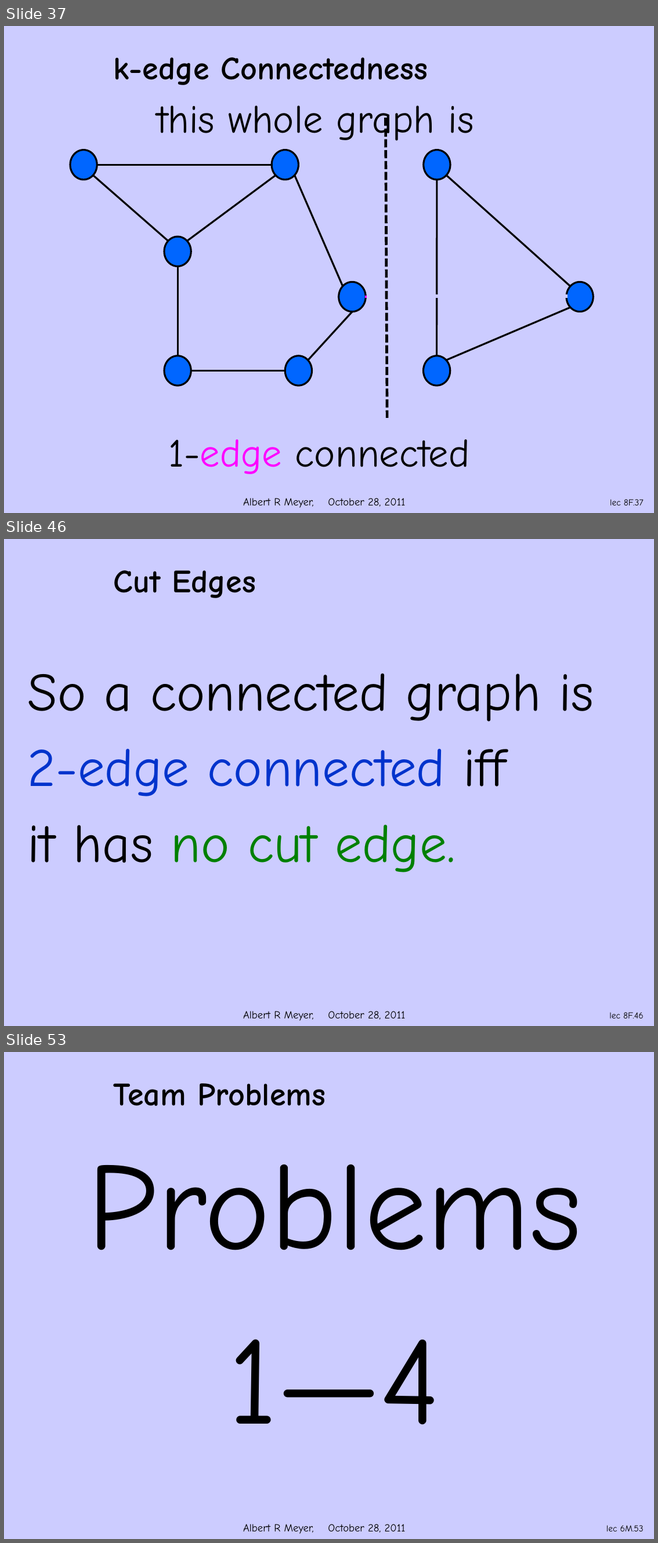
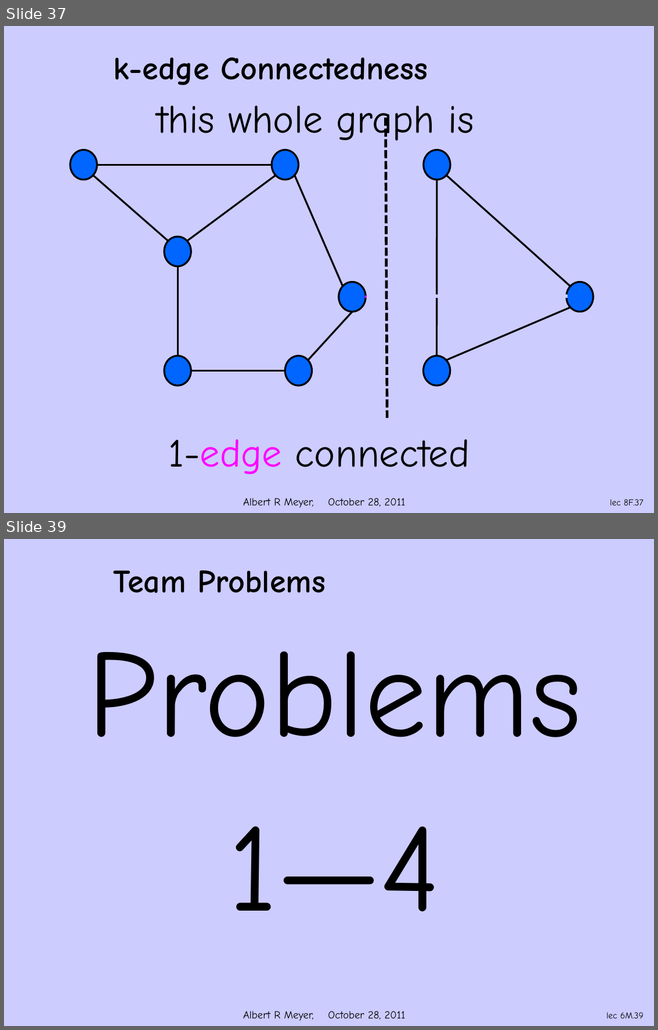
Before and after one commit to armeyer/mcs_web, a slide deck: fall11/slidesF11/slides8f.pptx. Shown one above the other, each under a label of ours: slides 37, 46 and 53 before the commit, slides 37 and 39 after it; the slides between them are not shown. The pictures are 658x1543 and 658x1030 pixels, drawn with LibreOffice and Linux fonts; fonts in the diff are those of the drawing; background and template pictures are left out. Boxes give left, top, right and bottom in pixels: in the first picture for what was removed or moved away, otherwise in the second. Text is boxed around its words. In the diff, an @@ line names an element or a change of style, - is before the commit and + after.

```diff
--- a/fall11/slidesF11/slides8f.pptx
+++ b/fall11/slidesF11/slides8f.pptx
@@ slide 46 removed at [4,539,654,1026], background #CCCCFF; not listed: 1 template element that a slide beside it also shows @@
@@ title removed at [114,570,256,598] @@
-Cut Edges
@@ text removed at [28,674,594,873] @@
-So a connected graph is
-2-edge connected iff
-it has no cut edge.
@@ page number removed at [609,1012,643,1019] @@
-lec 8F.46
@@ what was slide 53 is now slide 39 @@
@@ page number at [606,1012,643,1019]: text changed @@
-lec 6M.53
+lec 6M.39
```
Also in this commit, not shown: 1 slide changed, 13 other slides removed, 10 other files.
